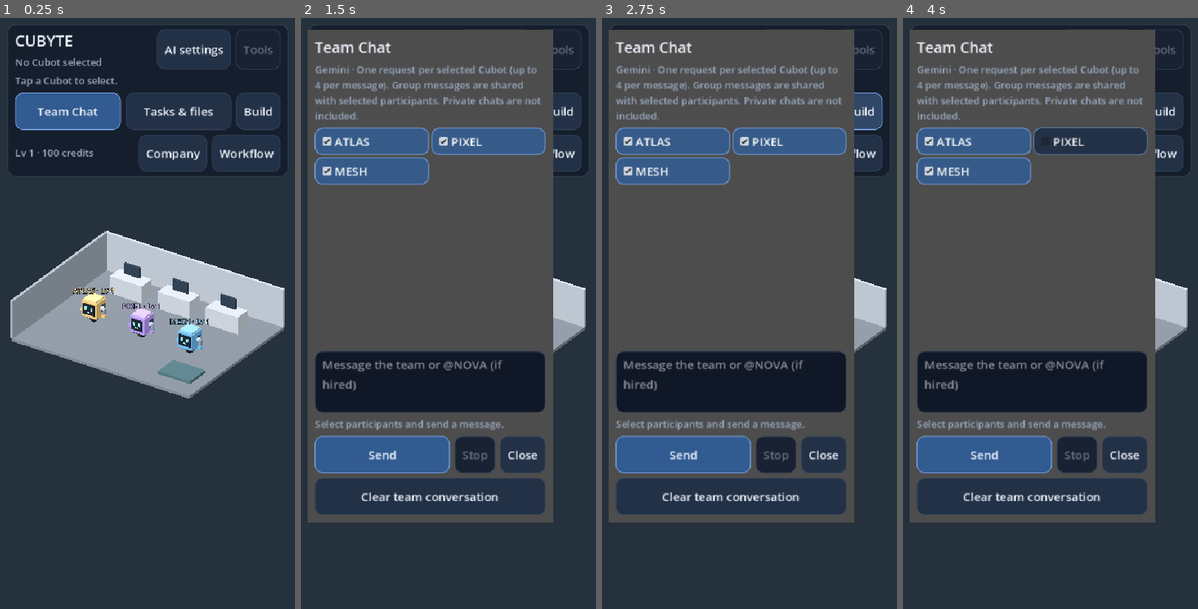
Above: before the commit, frames 1-4 (left to right).
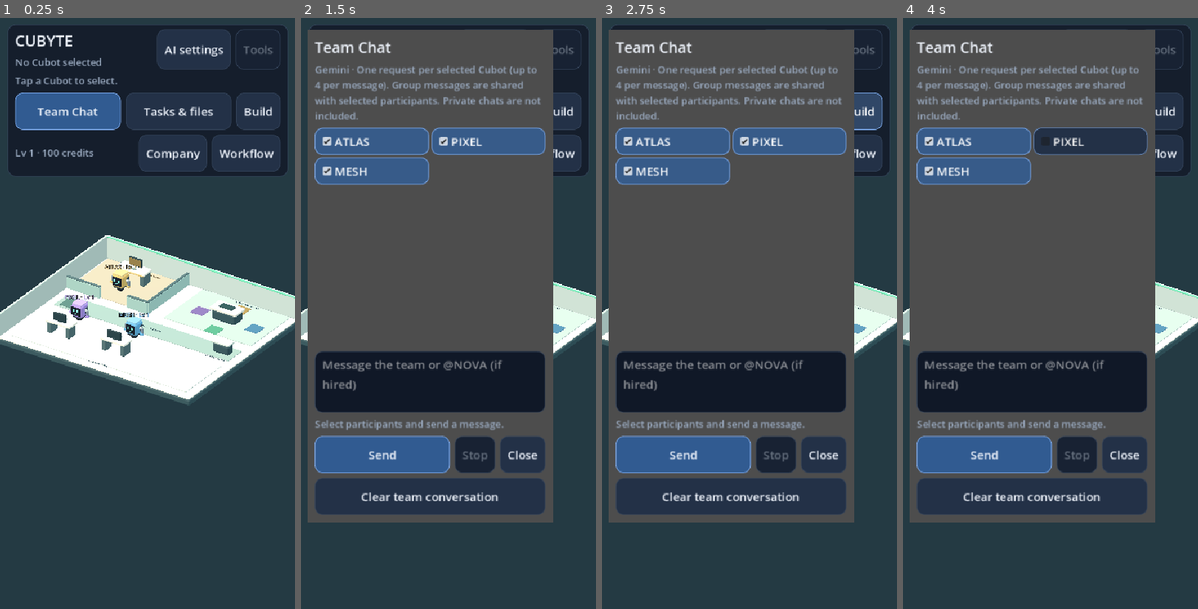
Above: after the commit, the same moments.

Repository: joparoxxx/VOXHAVEN
Game: Godot game, scene res://scenes/office.tscn
Same seed, same stepped clock (60 frames per second), same inputs: the game is played once before the commit and once after it.
Inputs:
- Up to frame 1 (0.25 s): no input
- Up to frame 2 (1.5 s): click "Team Chat" at 0.5 s; click "Tasks & files" at 1.25 s
- Up to frame 3 (2.75 s): click "Build" at 2 s
- Up to frame 4 (4 s): click "Company" at 2.75 s; click "Workflow" at 3.5 s

The runs differ from the first frame. In frame 1, 18% of the frame differs, in the area x 0-100%, y 36-66%; in frame 2, 1.6%; in frame 3, 1.6%; in frame 4, 1.6%.

Commit message:
feat(hq): rounded executive suite, conference table, production stations and visual polish [skip ci]

Diff:
--- a/game/scenes/office.gd
+++ b/game/scenes/office.gd
@@ -94,6 +94,10 @@
 var low_power := false
 var power_check: CheckBox
 var box_meshes := {}
+const Geometry = preload("res://core/rounded_geometry.gd")
+const HQ = preload("res://core/hq_layout.gd")
+var manager_partitions: Array[Node3D] = []
+var wall_details: Node3D
 var sound_player: AudioStreamPlayer
 var tones := {}
 var decoration_slot := 0
@@ -144,16 +148,17 @@
 		run_png.disabled = true
 
 func _box(parent: Node3D, size: Vector3, position_: Vector3, color: Color) -> MeshInstance3D:
-	var mesh: BoxMesh = box_meshes.get(size)
+	var mesh: Mesh = box_meshes.get(size)
 	if mesh == null:
-		mesh = BoxMesh.new()
-		mesh.size = size
+		var radius := minf(0.15, minf(size.x, minf(size.y, size.z)) * 0.24)
+		mesh = Geometry.rounded_box(size, radius)
 		box_meshes[size] = mesh
 	var node := MeshInstance3D.new()
 	node.mesh = mesh
 	node.position = position_
 	var mat := StandardMaterial3D.new()
 	mat.albedo_color = color
+	mat.roughness = 0.72
 	node.material_override = mat
 	parent.add_child(node)
 	return node
@@ -162,53 +167,106 @@
 	var world := WorldEnvironment.new()
 	var env := Environment.new()
 	env.background_mode = Environment.BG_COLOR
-	env.background_color = Color("#25313c")
+	env.background_color = Color("#243a43")
 	env.ambient_light_source = Environment.AMBIENT_SOURCE_COLOR
-	env.ambient_light_color = Color.WHITE
-	env.ambient_light_energy = 0.65
+	env.ambient_light_color = Color("#e7f2ed")
+	env.ambient_light_energy = 0.78
 	world.environment = env
 	add_child(world)
 	var light := DirectionalLight3D.new()
-	light.rotation_degrees = Vector3(-55, -35, 0)
-	light.light_energy = 1.2
+	light.rotation_degrees = Vector3(-58, -35, 0)
+	light.light_color = Color("#fff1d9")
+	light.light_energy = 1.12
 	add_child(light)
+	var fill := DirectionalLight3D.new()
+	fill.rotation_degrees = Vector3(-35, 140, 0)
+	fill.light_color = Color("#b5e3ec")
+	fill.light_energy = 0.28
+	add_child(fill)
 	var camera := Camera3D.new()
-	camera.position = Vector3(8, 9, 12)
 	camera.projection = Camera3D.PROJECTION_ORTHOGONAL
 	camera.keep_aspect = Camera3D.KEEP_WIDTH
-	camera.size = 13.8
 	add_child(camera)
-	camera.look_at(Vector3(0, 1, 0))
 	camera.current = true
 	office_camera = camera
-	_box(self, Vector3(10, 0.15, 8), Vector3(0, -0.075, 0), Color("#727b85"))
-	back_wall = _box(self, Vector3(10, 2, 0.15), Vector3(0, 1, -4), Color("#aab3bd"))
-	left_wall = _box(self, Vector3(0.15, 2, 8), Vector3(-5, 1, 0), Color("#909ba6"))
-	_reset_camera()
-	for i in range(3):
-		var x := float(i - 1) * 2.7
+	_box(self, Vector3(14.2, 0.38, 12.2), Vector3(0, -0.25, 0), Color("#36535d"))
+	_box(self, Vector3(14, 0.12, 12), Vector3(0, -0.06, 0), Color("#e7e5df"))
+	# Recessed zone floors remain walkable.
+	_box(self, Vector3(5.7, 0.04, 4.3), Vector3(-4, 0.012, -3.75), Color("#c4bba8"))
+	_box(self, Vector3(6.4, 0.04, 4.3), Vector3(3.3, 0.012, -3.75), Color("#b7cfc9"))
+	_box(self, Vector3(12.8, 0.04, 3.9), Vector3(0, 0.012, 3.45), Color("#d0dcd8"))
+	_box(self, Vector3(12.8, 0.035, 1.5), Vector3(0, 0.015, 0), Color("#9db9b6"))
+	back_wall = _box(self, Vector3(14, 1.55, 0.16), Vector3(0, 0.775, -6), Color("#c5d6d4"))
+	left_wall = _box(self, Vector3(0.16, 1.55, 12), Vector3(-7, 0.775, 0), Color("#bccdcb"))
+	wall_details = Node3D.new()
+	add_child(wall_details)
+	_box(wall_details, Vector3(13.8, 0.09, 0.10), Vector3(0, 1.52, -5.91), Color("#70d7b1"))
+	# Manager's private suite. Glass-style tinted low partitions leave a real doorway.
+	for part in HQ.PARTITIONS:
+		var center: Vector3 = part["center"]
+		var half: Vector2 = part["half"]
+		var panel := _box(self, Vector3(half.x * 2, 0.78, half.y * 2), center + Vector3(0,0.39,0), Color("#a5c9c5"))
+		manager_partitions.append(panel)
+		var rail := _box(self, Vector3(half.x * 2, 0.07, half.y * 2 + 0.02), center + Vector3(0,0.82,0), Color("#526f76"))
+		manager_partitions.append(rail)
+	_zone_label("ATLAS  /  MANAGEMENT", Vector3(-4,0.045,-5.55), Color("#6c5d42"))
+	_zone_label("MEETING ROOM", Vector3(3.5,0.045,-5.7), Color("#36535d"))
+	_zone_label("PRODUCTION", Vector3(0,0.045,5.45), Color("#36535d"))
+	_zone_label("SOCIAL CORRIDOR", Vector3(0,0.045,0), Color("#36535d"))
+	for i in range(4):
 		var desk := Node3D.new()
 		add_child(desk)
-		desk.position = Vector3(x, 0, -2.6)
+		desk.position = HQ.DESKS[i]
+		if i > 0:
+			desk.rotation.y = PI
 		desks.append(desk)
-		_box(desk, Vector3(1.8, 0.9, 0.85), Vector3(0, 0.45, 0), Color("#b8bec7"))
-		_box(desk, Vector3(0.85, 0.55, 0.12), Vector3(0, 1.22, -0.15), Color("#263749"))
-		_build_robot(Vector3(x, 0, 0.5), ROBOT_COLORS[i])
-	_box(self, Vector3(1.8, 0.15, 1.3), Vector3(3.5, 0.08, 2.4), Color("#4a6b72"))
-	var nova_desk := Node3D.new()
-	add_child(nova_desk)
-	nova_desk.position = Vector3(-2.5, 0, 2.8)
-	nova_desk.rotation.y = PI
-	desks.append(nova_desk)
-	_box(nova_desk, Vector3(1.8, 0.9, 0.85), Vector3(0, 0.45, 0), Color("#b8bec7"))
-	_box(nova_desk, Vector3(0.85, 0.55, 0.12), Vector3(0, 1.22, -0.15), Color("#263749"))
-	_build_robot(Vector3(0, 0, 2.0), ROBOT_COLORS[3])
+		_build_desk(desk, ROBOT_COLORS[i], i == 0)
+		_build_robot(HQ.SPAWNS[i], ROBOT_COLORS[i])
+	# Conference table with four clear docking positions and a shared project display.
+	_box(self, Vector3(1.7,0.70,0.95), HQ.MEETING_CENTER + Vector3(0,0.40,0), Color("#36535d"))
+	_box(self, Vector3(1.95,0.16,1.1), HQ.MEETING_CENTER + Vector3(0,0.83,0), Color("#e7e5df"))
+	var screen := _box(self, Vector3(0.95,0.07,0.48), HQ.MEETING_CENTER + Vector3(0,0.95,0), Color("#213e48"))
+	screen.material_override.emission_enabled = true
+	screen.material_override.emission = Color("#70d7b1")
+	screen.material_override.emission_energy_multiplier = 0.25
+	for i in range(HQ.SEATS.size()):
+		_box(self, Vector3(0.9,0.025,0.9), HQ.SEATS[i] + Vector3(0,0.04,0), ROBOT_COLORS[i].darkened(0.25))
+	_box(self, Vector3(1.2,0.06,1.2), HQ.LOUNGE + Vector3(0,0.04,0), Color("#537d79"))
+	_box(self, Vector3(1.2,0.65,0.6), HQ.LAB + Vector3(0,0.35,0), Color("#36535d"))
+	_box(self, Vector3(1.25,0.12,0.65), HQ.LAB + Vector3(0,0.73,0), Color("#d0dcd8"))
+	_zone_label("UPGRADE LAB", HQ.LAB + Vector3(0,0.045,0.9), Color("#36535d"))
 	_refresh_hired_robot()
 	_restore_layout()
 	decorations = Node3D.new()
 	add_child(decorations)
 	_refresh_decorations()
 	_rebuild_navigation()
+	_reset_camera()
+
+func _zone_label(value: String, pos: Vector3, color: Color) -> void:
+	var label := Label3D.new()
+	label.text = value
+	label.font_size = 36
+	label.pixel_size = 0.006
+	label.position = pos
+	label.rotation.x = -PI / 2.0
+	label.modulate = color
+	label.outline_size = 0
+	add_child(label)
+
+func _build_desk(desk: Node3D, accent: Color, executive: bool) -> void:
+	var width := 2.05 if executive else 1.8
+	_box(desk, Vector3(width,0.15,0.9), Vector3(0,0.85,0), Color("#f0ede5"))
+	for side in [-1,1]:
+		_box(desk, Vector3(0.32,0.74,0.74), Vector3(side * (width / 2.0 - 0.23),0.38,0), Color("#526e75"))
+	_box(desk, Vector3(width - 0.18,0.08,0.08), Vector3(0,0.77,0.43), accent)
+	_box(desk, Vector3(0.93,0.54,0.15), Vector3(0,1.23,-0.18), Color("#263e47"))
+	var screen := _box(desk, Vector3(0.82,0.44,0.035), Vector3(0,1.23,-0.09), accent.darkened(0.35))
+	screen.material_override.emission_enabled = true
+	screen.material_override.emission = accent
+	screen.material_override.emission_energy_multiplier = 0.16
+	_box(desk, Vector3(0.15,0.22,0.15), Vector3(0,0.99,-0.18), Color("#526e75"))
+	_box(desk, Vector3(0.52,0.055,0.18), Vector3(0,0.96,0.20), Color("#839da0"))
 
 func _build_robot(position_: Vector3, color: Color) -> void:
 	var robot := Node3D.new()
@@ -572,7 +630,7 @@
 	_end_conversation()
 	_stop_ambient()
 	var station: int = workstation_ids[selected]
-	var target := desks[station].position + Vector3(0, 0, -1.6 if station == 3 else 1.6)
+	var target := HQ.work_target(station, desks[station].position)
 	route = navigator.route(robots[selected].position, target)
 	if route.is_empty():
 		status.text = "No clear route to workstation. Task remains queued."
@@ -1051,55 +1109,53 @@
 		if i == 3 and not roster.is_active("nova"):
 			continue
 		navigator.block_box(desks[i].position, Vector2(1.35, 0.85))
-	navigator.block_box(Vector3(3.5, 0, 2.4), Vector2(1.35, 1.1))
+	HQ.block_fixed(navigator)
 
 func _restore_layout() -> void:
 	var saved: Dictionary = layout_store.read("layout", "", 16384)
 	if not saved.get("ok", false) or not saved.get("found", false):
 		return
 	var raw: Variant = JSON.parse_string(str(saved.get("value", "")))
-	if not raw is Dictionary or raw.get("version") != 1:
-		return
-	var offsets: Variant = raw.get("desks")
-	var stations: Variant = raw.get("stations")
-	var colors: Variant = raw.get("colors")
-	if not offsets is Array or offsets.size() != 3 or not stations is Array or stations.size() != 3 or not colors is Array or colors.size() != 3:
-		return
-	var assigned: Array[int] = []
-	for i in range(3):
-		if not (offsets[i] is float or offsets[i] is int) or not (is_equal_approx(float(offsets[i]), -3.0) or is_equal_approx(float(offsets[i]), -2.6) or is_equal_approx(float(offsets[i]), -2.1)):
-			return
-		if not (stations[i] is float or stations[i] is int) or float(stations[i]) != int(stations[i]) or int(stations[i]) not in [0, 1, 2] or int(stations[i]) in assigned:
-			return
-		assigned.append(int(stations[i]))
-		if not colors[i] is String or not Color.html_is_valid(colors[i]):
-			return
-	var variant_slot: Variant = raw.get("decor_slot", 0)
-	if (variant_slot is int or variant_slot is float) and int(variant_slot) in [0, 1]:
-		decoration_slot = int(variant_slot)
+	if not raw is Dictionary or raw.get("version") not in [1,2]:
+		return
+	var colors: Variant = raw.get("colors", [])
+	if colors is Array:
+		for i in range(mini(colors.size(), robots.size())):
+			if colors[i] is String and Color.html_is_valid(colors[i]):
+				robot_bodies[i].material_override.albedo_color = Color.html(colors[i])
+	decoration_slot = clampi(int(raw.get("decor_slot", 0)), 0, 1)
 	ambient_enabled = raw.get("ambient", true) == true
 	sound_enabled = raw.get("sound", true) == true
 	low_power = raw.get("low_power", false) == true
-	var desk_x: Variant = raw.get("desk_x", [])
-	if desk_x is Array and desk_x.size() == 3:
-		for i in range(3):
-			var center := float(i - 1) * 2.7
-			if (desk_x[i] is int or desk_x[i] is float) and absf(float(desk_x[i]) - center) <= 0.25:
-				desks[i].position.x = float(desk_x[i])
-	for i in range(3):
-		desks[i].position.z = float(offsets[i])
-		workstation_ids[i] = assigned[i]
-		robot_bodies[i].material_override.albedo_color = Color.html(colors[i])
+	# v1 graybox coordinates are intentionally reset, but colors/preferences survive.
+	if raw.get("version") != 2:
+		return
+	var offsets: Variant = raw.get("offsets", [])
+	if offsets is Array and offsets.size() == 4:
+		for i in range(1,4):
+			var pair: Variant = offsets[i]
+			if pair is Array and pair.size() == 2 and (pair[0] is int or pair[0] is float) and (pair[1] is int or pair[1] is float):
+				desks[i].position = HQ.DESKS[i] + Vector3(clampf(float(pair[0]),-0.25,0.25),0,clampf(float(pair[1]),-0.25,0.25))
+	var stations: Variant = raw.get("stations", [])
+	if stations is Array and stations.size() == 4 and stations[0] == 0:
+		var valid := true
+		var seen := [0]
+		for i in range(1,4):
+			if stations[i] not in [1,2,3] or stations[i] in seen:
+				valid = false
+			seen.append(stations[i])
+		if valid and (roster.is_active("nova") or stations[3] == 3):
+			for i in range(4):
+				workstation_ids[i] = int(stations[i])
 
 func _save_layout() -> bool:
 	var offsets := []
 	var colors := []
-	var x_offsets := []
-	for i in range(3):
-		offsets.append(desks[i].position.z)
-		x_offsets.append(desks[i].position.x)
+	for i in range(4):
+		var delta: Vector3 = desks[i].position - HQ.DESKS[i]
+		offsets.append([delta.x,delta.z])
 		colors.append(robot_bodies[i].material_override.albedo_color.to_html(false))
-	return layout_store.write("layout", JSON.stringify({"version": 1, "desks": offsets, "stations": workstation_ids.slice(0, 3), "colors": colors, "decor_slot": decoration_slot, "ambient": ambient_enabled, "sound": sound_enabled, "desk_x": x_offsets, "low_power": low_power}))
+	return layout_store.write("layout", JSON.stringify({"version":2,"offsets":offsets,"stations":workstation_ids,"colors":colors,"decor_slot":decoration_slot,"ambient":ambient_enabled,"sound":sound_enabled,"low_power":low_power}))
 
 func _build_layout_dialog() -> void:
 	build_dialog = Window.new()
@@ -1180,7 +1236,11 @@
 	var index := desk_picker.selected
 	if index < 0 or busy:
 		return
-	var positions := [-3.0, -2.6, -2.1]
+	if index == 0:
+		layout_status.text = "ATLAS has a dedicated executive desk."
+		return
+	var base: float = HQ.DESKS[index].z
+	var positions := [base - 0.25, base, base + 0.25]
 	var old := desks[index].position.z
 	var nearest := 0
 	for i in range(positions.size()):
@@ -1205,6 +1265,9 @@
 	var robot := robot_picker.selected
 	var station := station_picker.selected
 	if robot < 0 or station < 0 or busy:
+		return
+	if robot == 0 or station == 0:
+		layout_status.text = "ATLAS keeps the executive workstation."
 		return
 	var old: Array = workstation_ids.duplicate()
 	var other := workstation_ids.find(station)
@@ -1285,15 +1348,15 @@
 	var forward := office_camera.global_basis.z
 	forward.y = 0
 	var target := camera_target - right.normalized() * relative.x * scale_ - forward.normalized() * relative.y * scale_
-	target.x = clampf(target.x, -4.0, 4.0)
-	target.z = clampf(target.z, -3.0, 3.0)
+	target.x = clampf(target.x, -6.0, 6.0)
+	target.z = clampf(target.z, -5.0, 5.0)
 	camera_target = target
 	_apply_camera_pose()
 
 func _reset_camera() -> void:
-	office_camera.size = 13.8
+	office_camera.size = 18.0
 	camera_target = Vector3(0, 1, 0)
-	var original := Vector3(8, 8, 12)
+	var original := Vector3(12, 12, 18)
 	orbit_angles = CameraMath.angles(original)
 	orbit_distance = original.length()
 	_apply_camera_pose()
@@ -1313,6 +1376,10 @@
 	# Cut away the wall on the camera-facing side so the office stays visible.
 	if is_instance_valid(back_wall):
 		back_wall.visible = offset.z >= -0.5
+	if is_instance_valid(wall_details):
+		wall_details.visible = offset.z >= -0.5
+	for panel in manager_partitions:
+		panel.visible = offset.z >= -0.5 and offset.x >= -0.5
 	if is_instance_valid(left_wall):
 		left_wall.visible = offset.x >= -0.5
 
@@ -1344,28 +1411,28 @@
 		decorations.remove_child(child)
 		child.queue_free()
 	var upgrades: Array = company.snapshot()["upgrades"]
-	var plant_x := -4.3 if decoration_slot == 0 else 4.3
+	var plant_x := -6.6 if decoration_slot == 0 else 6.6
 	var lamp_x := -plant_x
 	if "plant" in upgrades:
-		_box(decorations, Vector3(0.45, 0.45, 0.45), Vector3(plant_x, 0.225, -3.35), Color("#ad7952"))
-		_box(decorations, Vector3(0.65, 0.65, 0.65), Vector3(plant_x, 0.75, -3.35), Color("#468b58"))
+		_box(decorations, Vector3(0.45, 0.45, 0.45), Vector3(plant_x, 0.225, -5.6), Color("#ad7952"))
+		_box(decorations, Vector3(0.65, 0.65, 0.65), Vector3(plant_x, 0.75, -5.6), Color("#468b58"))
 	if "lounge" in upgrades:
-		_box(decorations, Vector3(1.2, 0.4, 0.8), Vector3(3.5, 0.35, 2.4), Color("#527d82"))
-		_box(decorations, Vector3(1.2, 0.65, 0.18), Vector3(3.5, 0.65, 2.75), Color("#36585d"))
+		_box(decorations, Vector3(1.2, 0.4, 0.8), HQ.LOUNGE + Vector3(0,0.35,0), Color("#527d82"))
+		_box(decorations, Vector3(1.2, 0.65, 0.18), HQ.LOUNGE + Vector3(0,0.65,0.35), Color("#36585d"))
 	if "lamp" in upgrades:
-		_box(decorations, Vector3(0.2, 0.2, 0.2), Vector3(lamp_x, 0.1, -3.3), Color("#586475"))
-		_box(decorations, Vector3(0.08, 1.5, 0.08), Vector3(lamp_x, 0.85, -3.3), Color("#738297"))
-		_box(decorations, Vector3(0.4, 0.18, 0.4), Vector3(lamp_x, 1.7, -3.3), Color("#f5d998"))
+		_box(decorations, Vector3(0.2, 0.2, 0.2), Vector3(lamp_x, 0.1, -5.6), Color("#586475"))
+		_box(decorations, Vector3(0.08, 1.5, 0.08), Vector3(lamp_x, 0.85, -5.6), Color("#738297"))
+		_box(decorations, Vector3(0.4, 0.18, 0.4), Vector3(lamp_x, 1.7, -5.6), Color("#f5d998"))
 	if "bookshelf" in upgrades:
-		_box(decorations, Vector3(0.25, 1.5, 1.25), Vector3(-4.75, 0.75, -0.5), Color("#66574e"))
+		_box(decorations, Vector3(0.25, 1.5, 1.25), Vector3(-6.75, 0.75, 4.3), Color("#66574e"))
 		for row in range(3):
-			_box(decorations, Vector3(0.28, 0.055, 1.2), Vector3(-4.61, 0.25 + row * 0.45, -0.5), Color("#d1a97d"))
+			_box(decorations, Vector3(0.28, 0.055, 1.2), Vector3(-6.61, 0.25 + row * 0.45, 4.3), Color("#d1a97d"))
 			for book in range(4):
-				_box(decorations, Vector3(0.16, 0.32, 0.19), Vector3(-4.57, 0.42 + row * 0.45, -0.92 + book * 0.23), Color.from_hsv(float(book + row) / 7.0, 0.45, 0.75))
+				_box(decorations, Vector3(0.16, 0.32, 0.19), Vector3(-6.57, 0.42 + row * 0.45, 3.88 + book * 0.23), Color.from_hsv(float(book + row) / 7.0, 0.45, 0.75))
 	if "whiteboard" in upgrades:
-		_box(decorations, Vector3(2.2, 0.75, 0.06), Vector3(0, 1.47, -3.89), Color("#e5edef"))
+		_box(decorations, Vector3(2.2, 0.75, 0.06), Vector3(3.5, 1.47, -5.89), Color("#e5edef"))
 		for line in range(3):
-			_box(decorations, Vector3(1.25 - line * 0.15, 0.035, 0.015), Vector3(-0.15, 1.68 - line * 0.17, -3.85), Color("#6d8e99"))
+			_box(decorations, Vector3(1.25 - line * 0.15, 0.035, 0.015), Vector3(3.35, 1.68 - line * 0.17, -5.85), Color("#6d8e99"))
 
 func _show_workflow_builder() -> void:
 	if not busy and not ai_console.online_busy:
@@ -1442,7 +1509,7 @@
 		for j in range(desks.size()):
 			if desks[j].visible:
 				plan.block_box(desks[j].position, Vector2(1.35, 0.85))
-		plan.block_box(Vector3(3.5, 0, 2.4), Vector2(1.35, 1.1))
+		HQ.block_fixed(plan)
 		for j in range(robots.size()):
 			if i != j and robots[j].visible:
 				plan.block_box(robots[j].position, Vector2(0.85, 0.85))
@@ -1454,7 +1521,7 @@
 			var best: Array[Vector3] = []
 			for direction in [Vector3(1.5, 0, 0), Vector3(-1.5, 0, 0), Vector3(0, 0, 1.5), Vector3(0, 0, -1.5)]:
 				var target: Vector3 = robots[j].position + direction
-				if absf(target.x) > 4.0 or absf(target.z) > 3.0:
+				if absf(target.x) > 6.5 or absf(target.z) > 5.5:
 					continue
 				var candidate: Array[Vector3] = plan.route(robots[i].position, target)
 				if not candidate.is_empty() and (best.is_empty() or candidate.size() < best.size()):
@@ -1571,9 +1638,9 @@
 
 func _move_desk_x(direction: int) -> void:
 	var index := desk_picker.selected
-	if index < 0 or index >= 3 or busy:
-		return
-	var center := float(index - 1) * 2.7
+	if index <= 0 or index >= 4 or busy:
+		return
+	var center: float = HQ.DESKS[index].x
 	var old := desks[index].position.x
 	desks[index].position.x = clampf(old + direction * 0.25, center - 0.25, center + 0.25)
 	for robot in robots:
